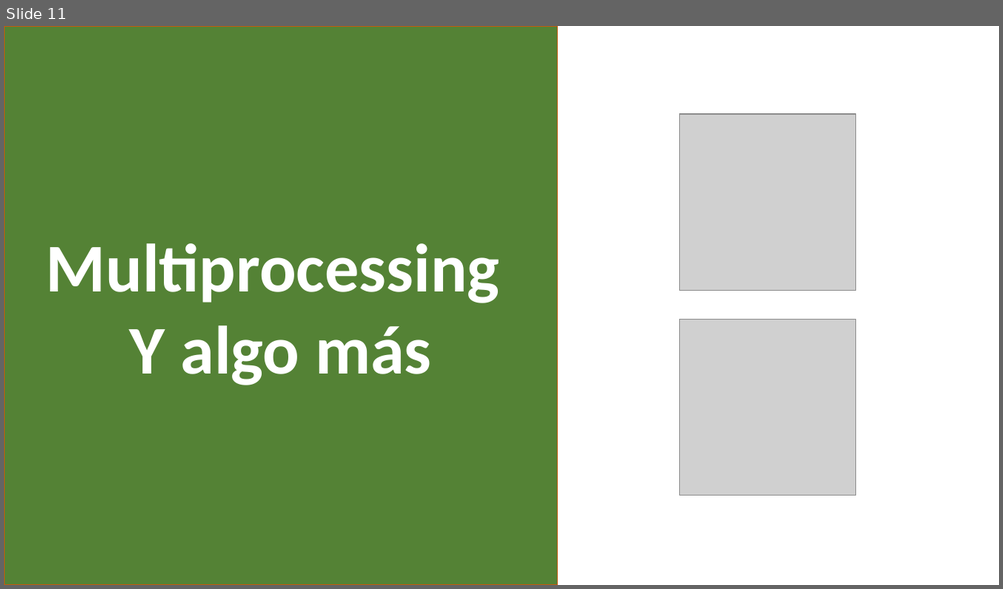
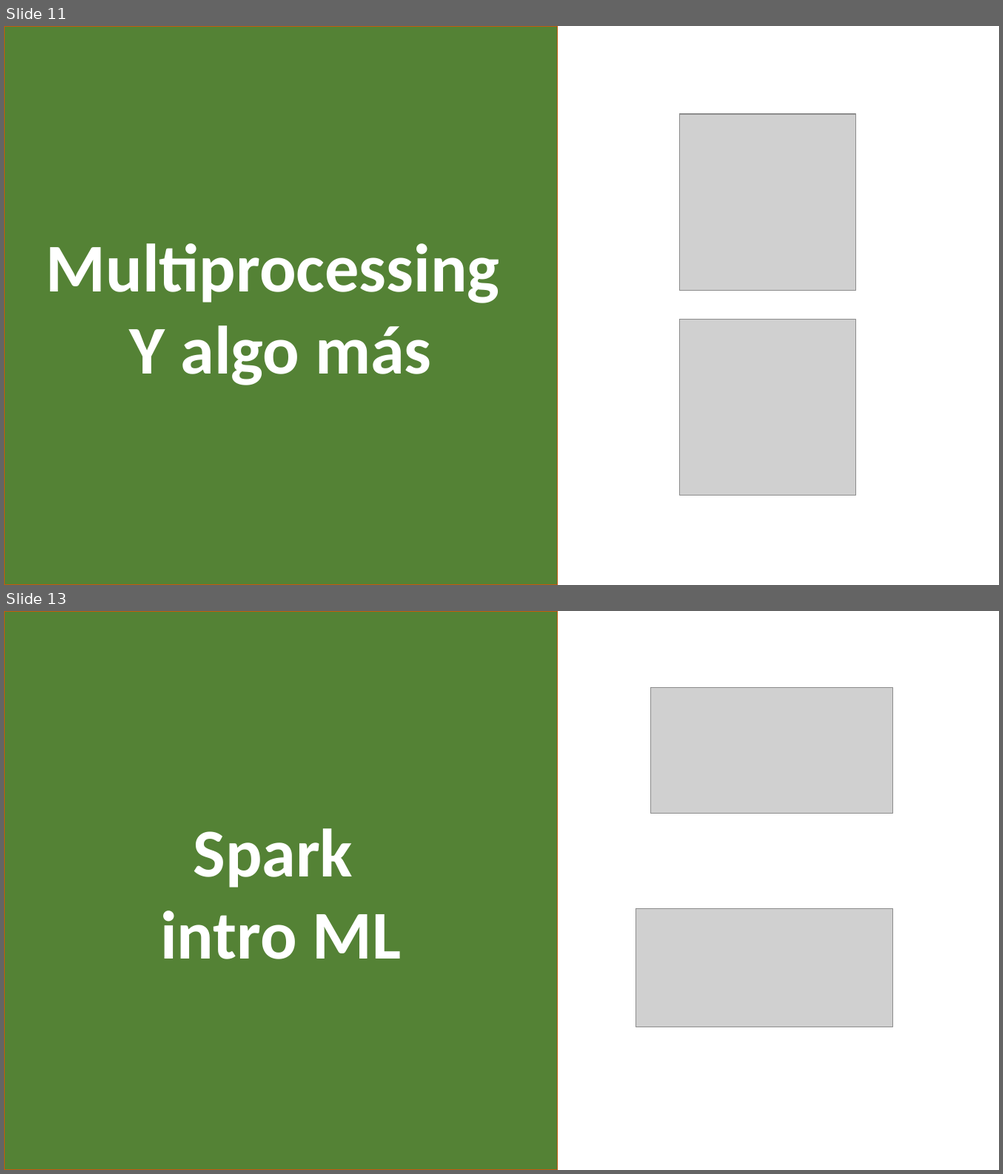
Before and after one commit to jazaineam1/Andes_ADDBD, a slide deck: Imagenes/presentacion_iconos.pptx. Shown one above the other, each under a label of ours: slide 11 before the commit, slides 11 and 13 after it; the slides between them are not shown. The pictures are 1003x589 and 1003x1174 pixels, drawn with LibreOffice and Linux fonts; fonts in the diff are those of the drawing; grey boxes stand for pictures. Boxes give left, top, right and bottom in pixels: in the first picture for what was removed or moved away, otherwise in the second. Text is boxed around its words. In the diff, an @@ line names an element or a change of style, - is before the commit and + after.

```diff
--- a/Imagenes/presentacion_iconos.pptx
+++ b/Imagenes/presentacion_iconos.pptx
@@ slide 13 added at (4,611,999,1170), background #FFFFFF @@
@@ rectangle added at (4,611,558,1170), fill #548235, outline #C55A11 1 pt, 66 pt, text #FFFFFF, bold @@
+Spark
+intro ML
@@ picture added at (650,688,893,814) @@
@@ picture added at (635,909,893,1028) @@
```
Also in this commit, not shown: 1 other slide added, 2 other files.
